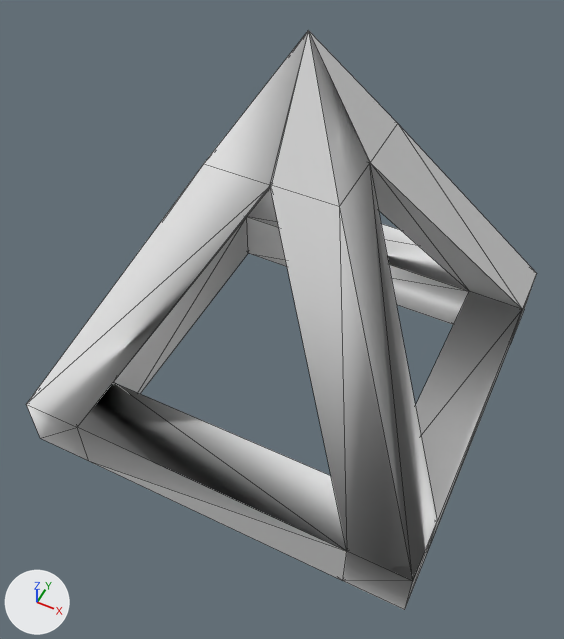
Renders of the OBJ model Hungry-Birds-Simulator/assets/Others/stonePyramid.obj from each side of a commit.
Camera for both pictures: a 50 mm camera at (1.12, -2.45, 2.42) aimed at (0.05, -0.3, -0.26). Every picture has the same lights, and +X, +Y and +Z are marked at lower left. Mesh edges are drawn as thin lines. Where no turn or scale is listed for an object, it has been applied to the vertices.
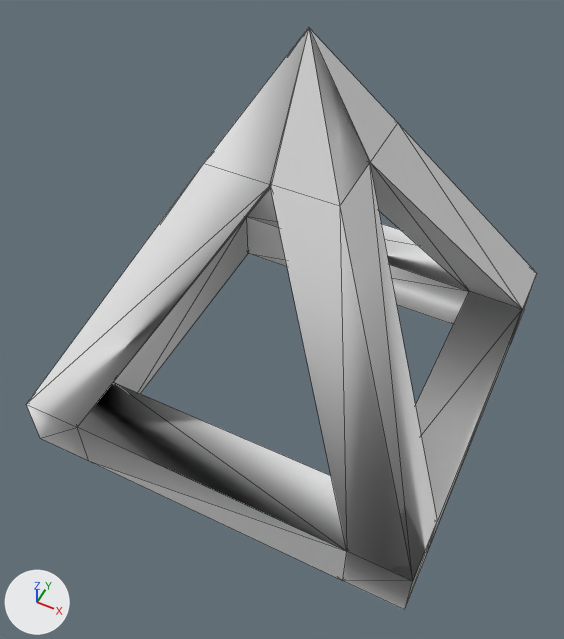
The newer file is also rescaled (x1.974), turned or shifted as a whole; pictures and numbers use the older file's frame.

The change, as JSON lines over the scene's bpy script:
```json
{"block": "me_cube", "where": "# used by ob_cube; location = (0.0, 0.0, 0.0)"}
{"op": "remove", "block": "me_cube", "code": "me_cube.from_pydata(...)  # 49 vertices, 123 faces; spans x -1.0..1.0, y -1.0..1.01, z -1.0..1.0"}
{"op": "add", "block": "me_cube", "code": "me_cube.from_pydata(...)  # 49 vertices, 123 faces; spans x -1.0..1.0, y -1.0..1.01, z -1.0..1.01"}
{"block": "me_cube", "change": "me_cube part 1"}
{"op": "set", "path": "me_cube.vertices[0].co", "old": "(0.0, 0.0, 1.0)", "new": "(0.0, 0.0, 1.01)", "note": "pixel (308, 30) -> pixel (308, 27)"}
{"block": "me_cube", "change": "me_cube part 2: edges marked sharp go from 86 to 87"}
```

What differs and where, as boxes [x1, y1, x2, y2] in the pictures (564 x 639 px; the box of a moved part takes in the faces that stretch with it):
```json
{"object": "Cube", "change": "reshaped", "before": [26, 30, 537, 610], "after": [26, 27, 537, 610]}
{"part": 1, "of": "me_cube", "change": "moved or reshaped", "before": [204, 30, 397, 207], "after": [204, 27, 397, 206]}
{"part": 2, "of": "me_cube", "change": "shading changed", "before": [26, 123, 537, 610], "after": [26, 123, 537, 610]}
```
